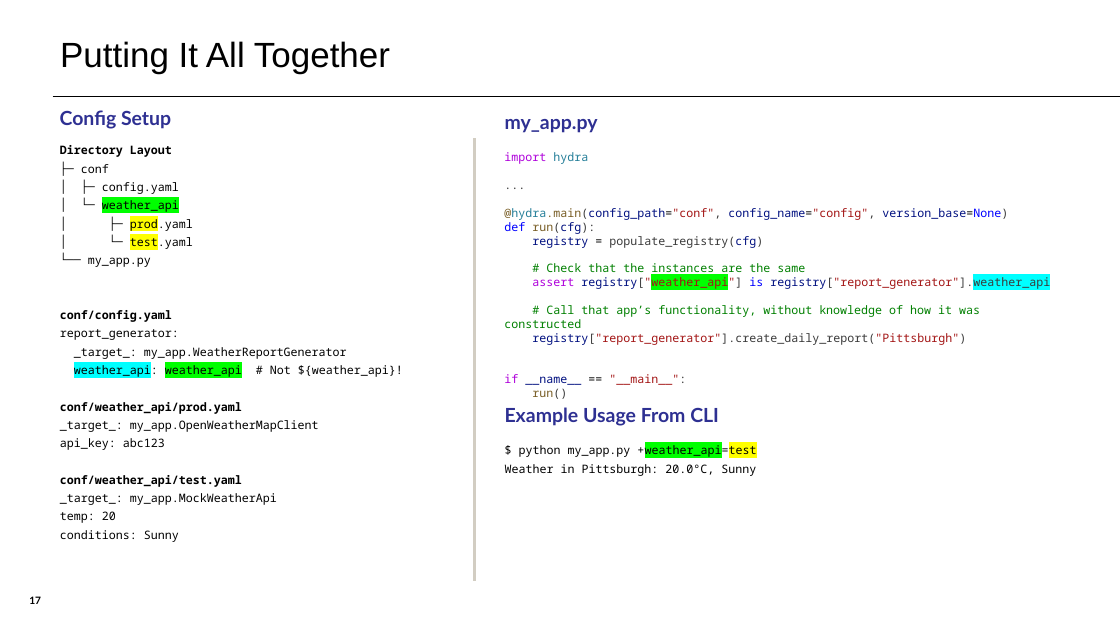
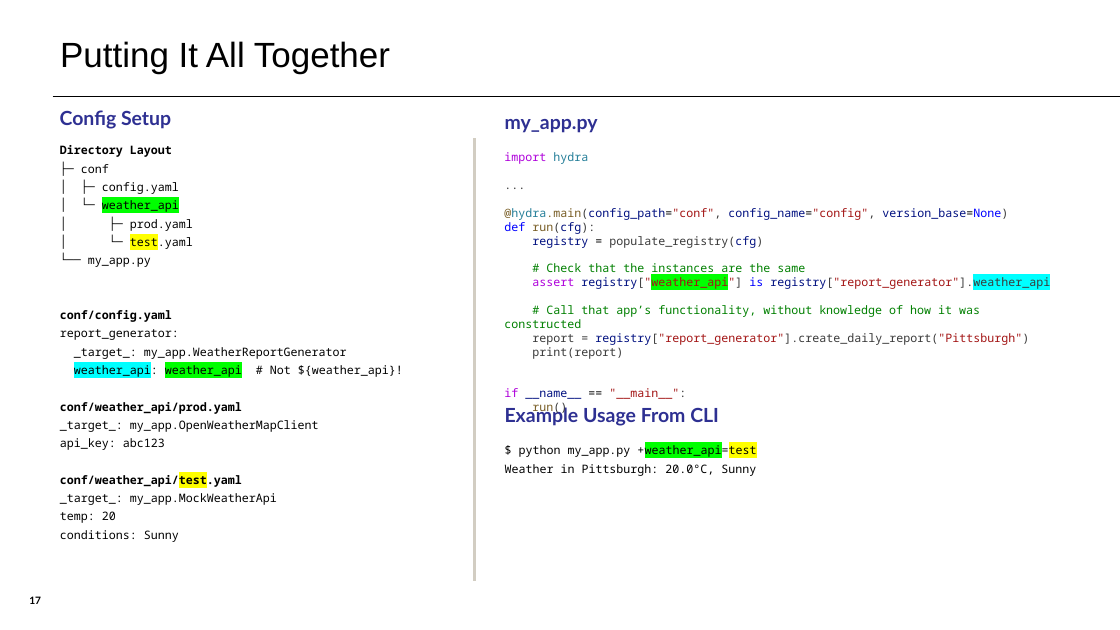
Before and after one commit to ptomecek/pycon2025, a slide deck: slide 17 of PyCon 2025.pptx. Drawn at 1120x630 pixels with LibreOffice and Linux fonts; fonts in the diff are those of the drawing. Boxes give left, top, right and bottom in pixels: in the first picture for what was removed or moved away, otherwise in the second. Text is boxed around its words. In the diff, an @@ line names an element or a change of style, - is before the commit and + after.

Commit message:
Update presentation

```diff
--- a/PyCon 2025.pptx
+++ b/PyCon 2025.pptx
@@ text at box(60, 219, 242, 488): highlight #FFFF00 to none in "prod.yaml"; highlight none to #FFFF00 in "conf/weather_api/test.yaml" @@
@@ text at box(532, 333, 1029, 359): text changed; text colour #A31515 to #3B3B3B @@
-registry["report_generator"].create_daily_report("Pittsburgh")
+report = registry["report_generator"].create_daily_report("Pittsburgh")
+print(report)
```
Also in this commit, not shown: 1 other slide changed.
